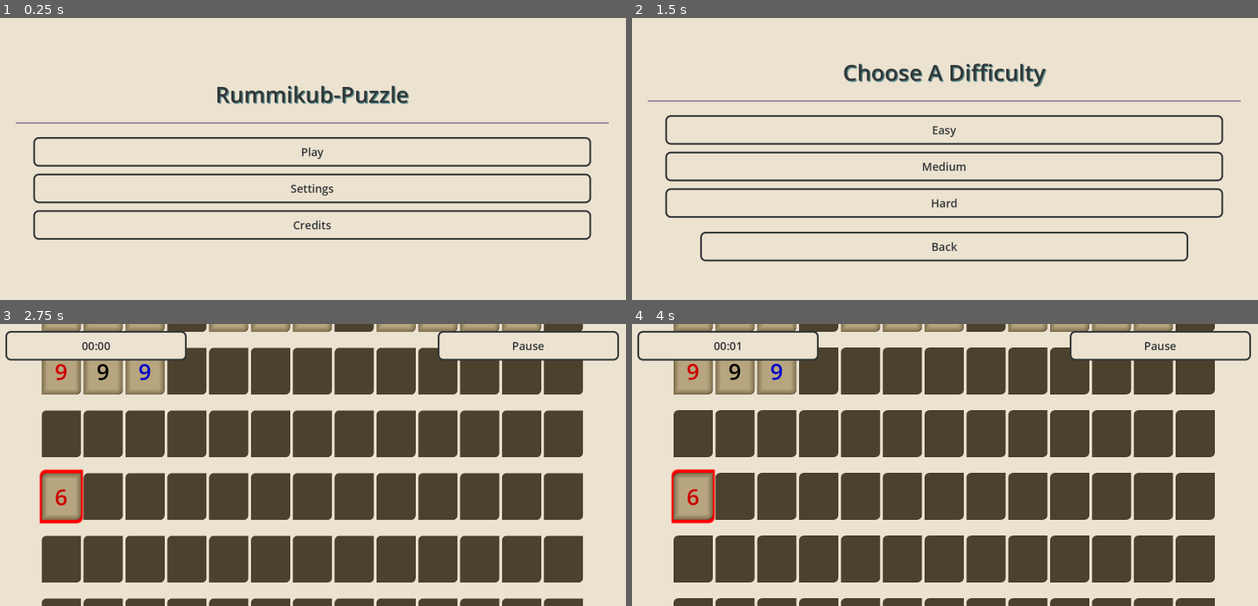
Above: before the commit, frames 1-4 (two rows, left to right).
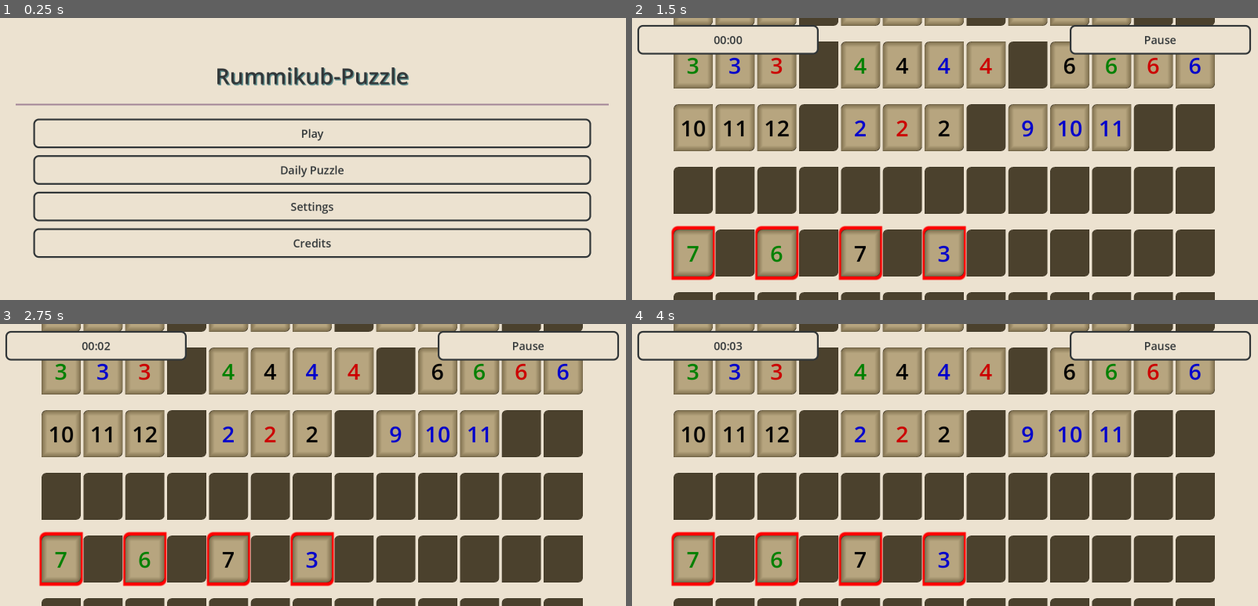
Above: after the commit, the same moments.

Repository: DaltonBaum/RummyCubed
Game: Godot game, scene res://scenes/main_menu.tscn
Two runs of this game, one before a commit and one after it. Both use one fixed random seed, a clock stepped at 60 frames per second and the inputs below.
Inputs (mouse positions are in pixels of both pictures, inside the frame that each line leads up to):
- Up to frame 1 (0.25 s): no input
- Up to frame 2 (1.5 s): click (945, 170) at 0.5 s, where only the run after the commit has a clickable "Daily Puzzle"; click (945, 150) at 1.25 s, where only the run before the commit has a clickable "Play"
- Up to frame 3 (2.75 s): click (313, 473) at 2 s, where only the run before the commit has a clickable "Medium"
- Up to frame 4 (4 s): tap Enter at 2.75 s; move the mouse to (1082, 450) at 2.77 s; hold D 2.78-3.5 s; click (1082, 450) at 2.92 s; click "00:01" (after the commit: "00:02") at 3.5 s

The runs differ from the first frame. In frame 1, 14% of the frame differs, in the area x 2-98%, y 17-86%; in frame 2, 61%, in the area x 0-99%, y 0-100%; in frame 3, 25%; in frame 4, 24%.

Commit message:
Added a daily puzzle button cause why not

Diff:
--- a/autoloads/puzzle_info.gd
+++ b/autoloads/puzzle_info.gd
@@ -18,3 +18,12 @@
 		var hundreths := int(time * 100)
 		time_f = "%s.%02d" % [time_f, hundreths]
 	return time_f
+
+func start_game(_size_min: int, _size_max: int, _seed = null):
+	size_min = _size_min
+	size_max = _size_max
+	if _seed == null:
+		randomize()
+		_seed = randi()
+	p_seed = _seed if _seed is int else hash(_seed)
+	get_tree().change_scene_to_file("res://scenes/game_board/game.tscn")
--- a/classes/puzzle_generator.gd
+++ b/classes/puzzle_generator.gd
@@ -5,13 +5,9 @@
 static var default_colors := TileInfo.Colors.values()
 static var default_decks := 2
 
-static func create_puzzle(size_min: int, size_max: int, _seed = null, nums := default_nums, decks := default_decks, colors := default_colors) -> Array[Array]:
-	if _seed == null:
-		randomize()
-		_seed = randi()
-	var seed_int: int = _seed if _seed is int else hash(_seed)
+static func create_puzzle(size_min: int, size_max: int, _seed: int, nums := default_nums, decks := default_decks, colors := default_colors) -> Array[Array]:
 	print_debug("Puzzle size is: ", size_min, "-", size_max, "\nPuzzle seed is: ", _seed)
-	seed(seed_int)
+	seed(_seed)
 	var size := get_size(size_min, size_max)
 	var g := _create_graph(nums, decks, colors)
 	var selected_tiles := _select_tiles(g, size)
--- a/scenes/difficulty_menu.gd
+++ b/scenes/difficulty_menu.gd
@@ -1,34 +1,15 @@
 extends ColorRect
 
 
-# Called when the node enters the scene tree for the first time.
-func _ready() -> void:
-	pass # Replace with function body.
-
-
-# Called every frame. 'delta' is the elapsed time since the previous frame.
-func _process(delta: float) -> void:
-	pass
-
 func _on_easy_button_pressed() -> void:
-	PuzzleInfo.size_min = 15
-	PuzzleInfo.size_max = 30
-	_open_game()
+	PuzzleInfo.start_game(15, 30)
 
 func _on_medium_button_pressed() -> void:
-	PuzzleInfo.size_min = 30
-	PuzzleInfo.size_max = 45
-	_open_game()
+	PuzzleInfo.start_game(30, 45)
 
 func _on_hard_button_pressed() -> void:
-	PuzzleInfo.size_min = 45
-	PuzzleInfo.size_max = 60
-	_open_game()
+	PuzzleInfo.start_game(45, 60)
 
-func _open_game():
-	randomize()
-	PuzzleInfo.p_seed = randi()
-	get_tree().change_scene_to_file("res://scenes/game_board/game.tscn")
 
 func _on_exit_button_pressed() -> void:
 	get_tree().change_scene_to_file("res://scenes/main_menu.tscn")
--- a/scenes/game_board/game.gd
+++ b/scenes/game_board/game.gd
@@ -18,6 +18,7 @@
 	# Setup board
 	%Board.add_tile_groups(PuzzleGenerator.create_puzzle(PuzzleInfo.size_min, PuzzleInfo.size_max, PuzzleInfo.p_seed))
 	%Board.board_completed.connect(_on_board_complete)
+	completion_time = 0
 
 func _process(delta: float) -> void:
 	# Update stopwatch/display
--- a/scenes/main_menu.gd
+++ b/scenes/main_menu.gd
@@ -1,18 +1,12 @@
 extends ColorRect
-
-
-# Called when the node enters the scene tree for the first time.
-func _ready() -> void:
-	pass # Replace with function body.
-
-
-# Called every frame. 'delta' is the elapsed time since the previous frame.
-func _process(delta: float) -> void:
-	pass
 
 
 func _on_play_button_pressed() -> void:
 	get_tree().change_scene_to_file("res://scenes/difficulty_menu.tscn")
+
+
+func _on_daily_button_pressed() -> void:
+	PuzzleInfo.start_game(45, 60, Time.get_date_string_from_system())
 
 
 func _on_settings_button_pressed() -> void:
--- a/scenes/main_menu.tscn
+++ b/scenes/main_menu.tscn
@@ -40,6 +40,12 @@
 size_flags_stretch_ratio = 3.0
 text = "Play"
 
+[node name="DailyButton" type="Button" parent="MarginContainer/VBoxContainer"]
+layout_mode = 2
+size_flags_vertical = 3
+size_flags_stretch_ratio = 3.0
+text = "Daily Puzzle"
+
 [node name="SettingsButton" type="Button" parent="MarginContainer/VBoxContainer"]
 layout_mode = 2
 size_flags_vertical = 3
@@ -53,5 +59,6 @@
 text = "Credits"
 
 [connection signal="pressed" from="MarginContainer/VBoxContainer/PlayButton" to="." method="_on_play_button_pressed"]
+[connection signal="pressed" from="MarginContainer/VBoxContainer/DailyButton" to="." method="_on_daily_button_pressed"]
 [connection signal="pressed" from="MarginContainer/VBoxContainer/SettingsButton" to="." method="_on_settings_button_pressed"]
 [connection signal="pressed" from="MarginContainer/VBoxContainer/CreditsButton" to="." method="_on_credits_button_pressed"]
